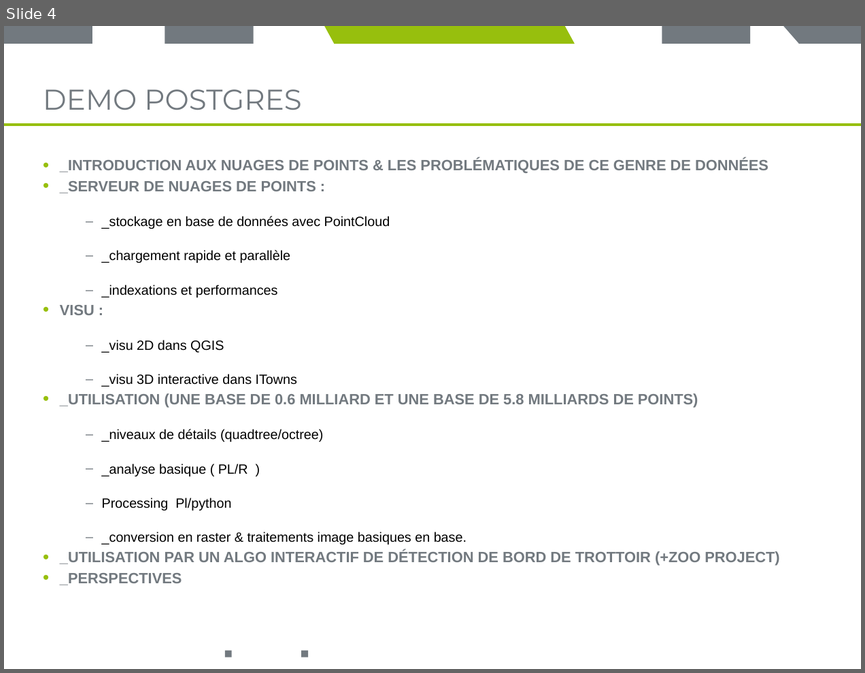
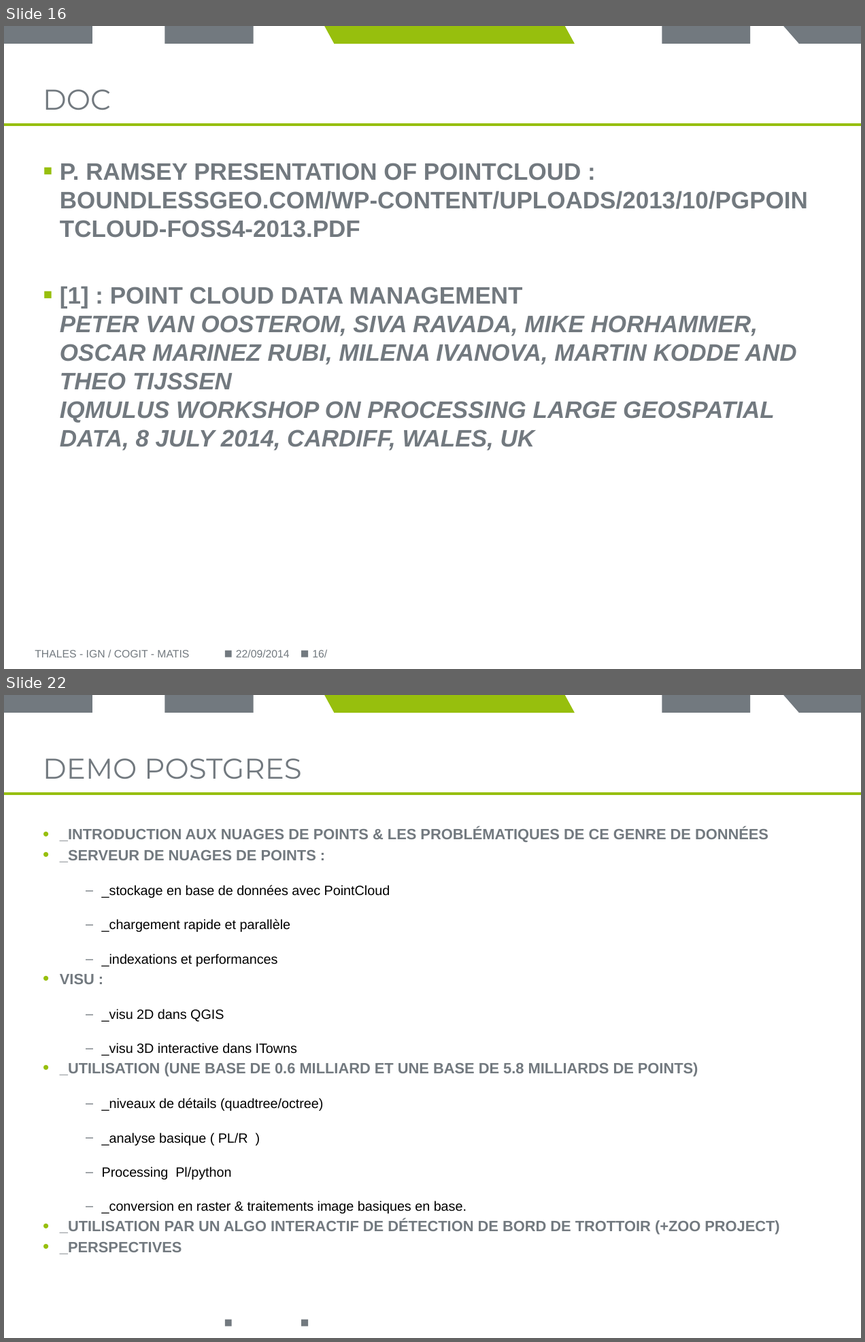
Before and after one commit to Remi-C/Postgres_Day_2014_10_RemiC, a slide deck: presentation_RCura.pptx. Shown one above the other, each under a label of ours: slide 4 before the commit, slides 16 and 22 after it; the slides between them are not shown. The pictures are 865x673 and 865x1342 pixels, drawn with LibreOffice and Linux fonts; fonts in the diff are those of the drawing; background and template pictures are left out. Boxes give left, top, right and bottom in pixels: in the first picture for what was removed or moved away, otherwise in the second. Text is boxed around its words. In the diff, an @@ line names an element or a change of style, - is before the commit and + after.

Commit message:
up to discussing pointcloud

```diff
--- a/presentation_RCura.pptx
+++ b/presentation_RCura.pptx
@@ slide 16 added at <box>4,26,861,669</box>, background #FFFFFF; not listed: 8 template elements that a slide beside it also shows @@
@@ title added at <box>43,89,111,110</box>, 24 pt, text #72797F @@
+DOC
@@ text added at <box>60,163,808,450</box>, 20 pt, text #72797F, bold, italic @@
+▪ P. RAMSEY PRESENTATION OF POINTCLOUD : BOUNDLESSGEO.COM/WP-CONTENT/UPLOADS/2013/10/PGPOINTCLOUD-FOSS4-2013.PDF
+▪ [1] : POINT CLOUD DATA MANAGEMENT
+  PETER VAN OOSTEROM, SIVA RAVADA, MIKE HORHAMMER, OSCAR MARINEZ RUBI, MILENA IVANOVA, MARTIN KODDE AND THEO TIJSSEN
+  IQMULUS WORKSHOP ON PROCESSING LARGE GEOSPATIAL DATA, 8 JULY 2014, CARDIFF, WALES, UK
@@ text added at <box>35,650,189,657</box>, 9 pt, text #72797F @@
+THALES - IGN / COGIT - MATIS
@@ text added at <box>236,650,290,657</box>, 9 pt, text #72797F @@
+22/09/2014
@@ page number added at <box>312,649,327,657</box>, 9 pt, text #72797F @@
+16/
@@ what was slide 4 is now slide 22 @@
```
Also in this commit, not shown: 3 slides changed, 17 other slides added.
